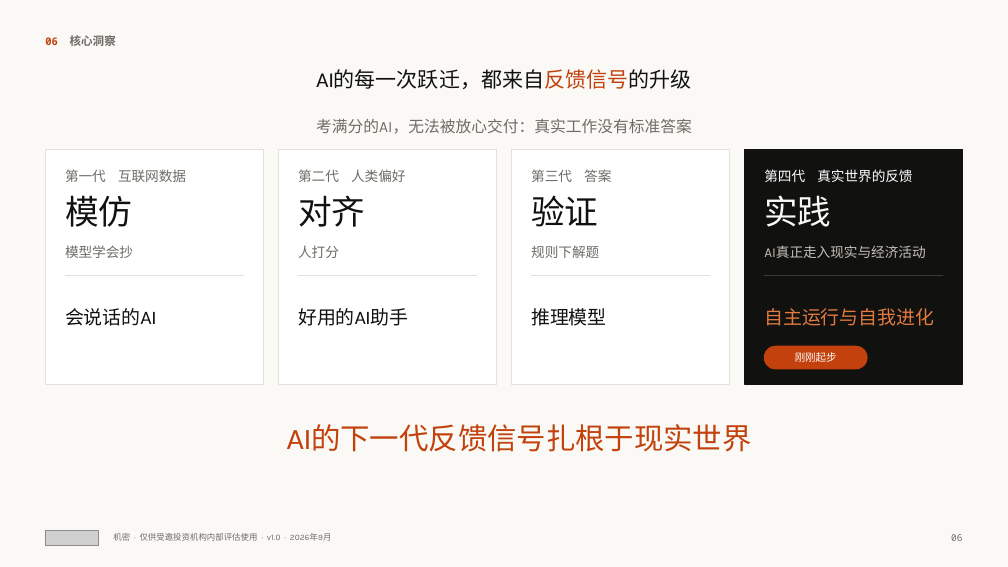
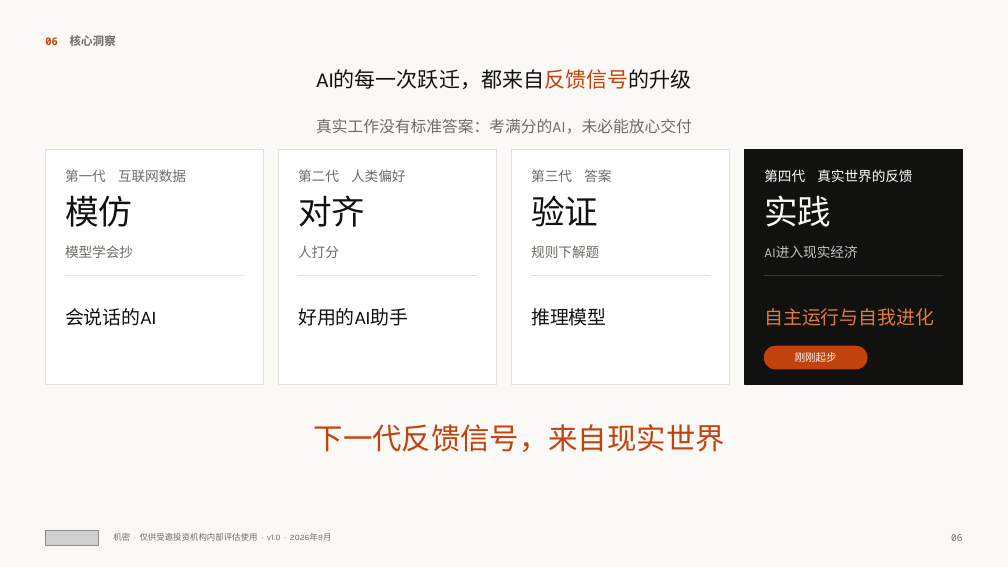
Before and after one commit to wangchen0802/Delta1, a slide deck: slide 6 of SimReal-BP-v17.pptx. Drawn at 1008x567 pixels with LibreOffice and Linux fonts; fonts in the diff are those of the drawing; grey boxes stand for pictures. Boxes give left, top, right and bottom in pixels: in the first picture for what was removed or moved away, otherwise in the second. Text is boxed around its words. In the diff, an @@ line names an element or a change of style, - is before the commit and + after.

```diff
--- a/SimReal-BP-v17.pptx
+++ b/SimReal-BP-v17.pptx
@@ text at [316,119,692,134]: text changed @@
-考满分的AI，无法被放心交付：真实工作没有标准答案
+真实工作没有标准答案：考满分的AI，未必能放心交付
@@ text at [764,245,857,258]: text changed @@
-AI真正走入现实与经济活动
+AI进入现实经济
@@ text at [314,424,725,452]: text changed @@
-AI的下一代反馈信号扎根于现实世界
+下一代反馈信号，来自现实世界
```
Also in this commit, not shown: 17 other slides changed, 2 other files.
